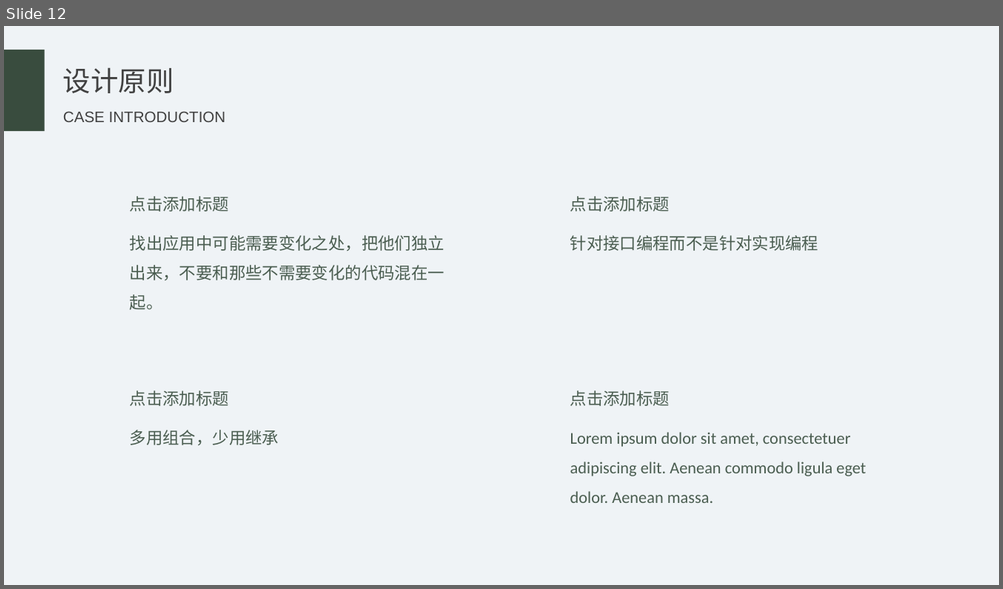
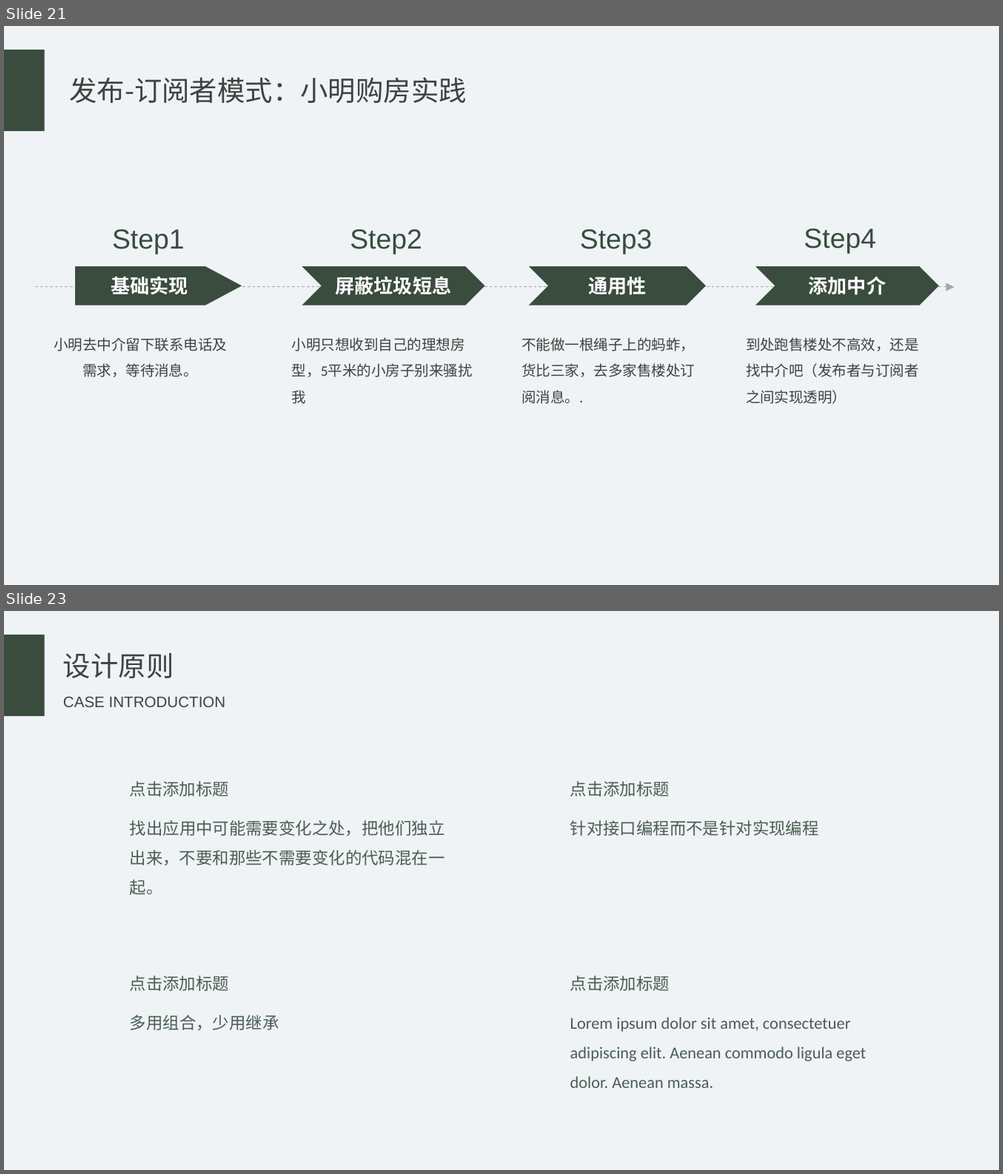
Before and after one commit to HTML-Worker/Design_Pattern_Sharing, a slide deck: doc/设计模式.pptx. Shown one above the other, each under a label of ours: slide 12 before the commit, slides 21 and 23 after it; the slides between them are not shown. The pictures are 1003x589 and 1003x1174 pixels, drawn with LibreOffice and Linux fonts; fonts in the diff are those of the drawing. Boxes give left, top, right and bottom in pixels: in the first picture for what was removed or moved away, otherwise in the second. Text is boxed around its words. In the diff, an @@ line names an element or a change of style, - is before the commit and + after.

Commit message:
完成设计模式分享ppt初稿

```diff
--- a/doc/设计模式.pptx
+++ b/doc/设计模式.pptx
@@ slide 21 added at (4,26,999,585), background #EFF3F6 @@
@@ rectangle added at (4,50,45,131), fill #394C3E @@
@@ text added at (69,77,466,103), 20 pt, text #404040 @@
+发布-订阅者模式：小明购房实践
@@ text added at (112,230,185,254), 20 pt, text #394C3E @@
+Step1
@@ text added at (350,230,422,254), 20 pt, text #394C3E @@
+Step2
@@ text added at (580,230,652,254), 20 pt, text #394C3E @@
+Step3
@@ text added at (803,229,876,253), 20 pt, text #394C3E @@
+Step4
@@ pentagon arrow added at (76,266,242,306), fill #394C3E, 14 pt, text #FFFFFF, bold @@
+基础实现
@@ chevron added at (302,266,485,306), fill #394C3E, 14 pt, text #FFFFFF, bold @@
+屏蔽垃圾短息
@@ chevron added at (528,266,706,306), fill #394C3E, 14 pt, text #FFFFFF, bold @@
+通用性
@@ chevron added at (755,266,938,306), fill #394C3E, 14 pt, text #FFFFFF, bold @@
+添加中介
@@ arrow added from (35, 287) to (954, 287), #A6A6A6 0.5 pt dashed @@
@@ text added at (54,338,227,378), 10.5 pt, text #404040 @@
+小明去中介留下联系电话及需求，等待消息。
@@ text added at (292,338,472,378), 10.5 pt, text #404040 @@
+小明只想收到自己的理想房型，5平米的小房子别来骚扰我
@@ text added at (521,338,694,404), 10.5 pt, text #404040 @@
+不能做一根绳子上的蚂蚱，货比三家，去多家售楼处订阅消息。.
@@ text added at (745,338,919,404), 10.5 pt, text #404040 @@
+到处跑售楼处不高效，还是找中介吧（发布者与订阅者之间实现透明）
@@ what was slide 12 is now slide 23 @@
```
Also in this commit, not shown: 7 slides changed, 15 other slides added, 13 slides removed, 1 other file.
